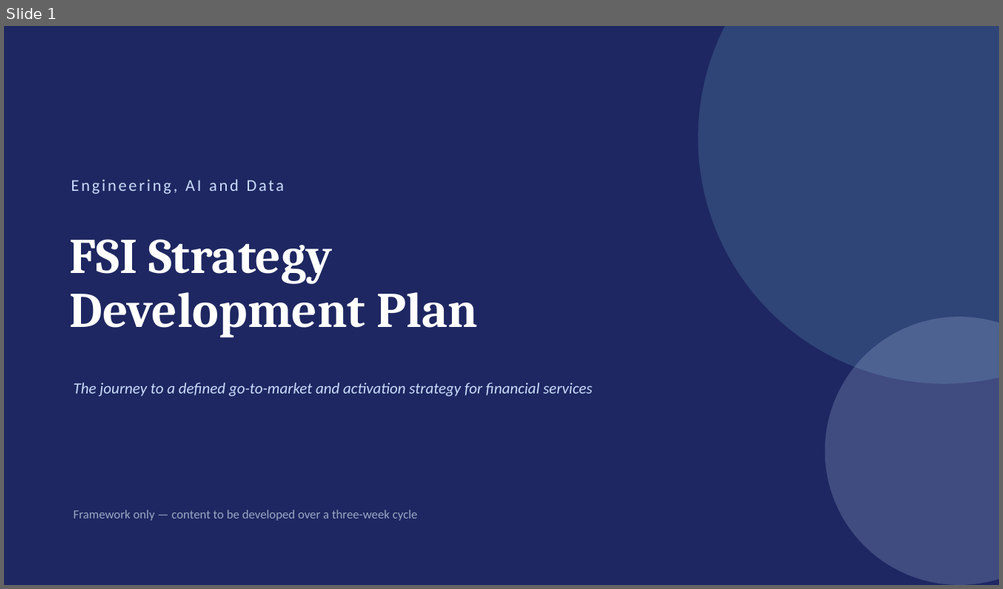
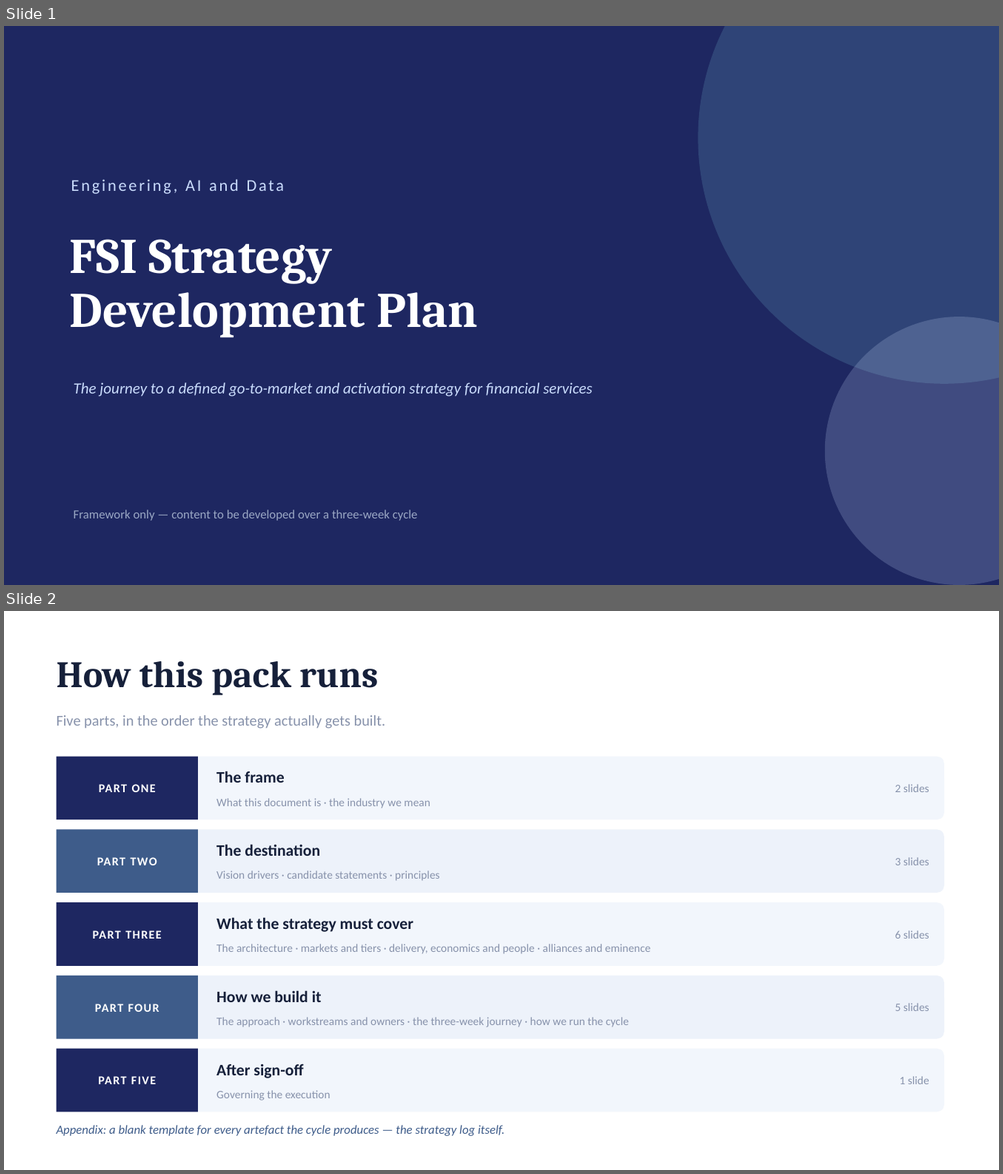
Before and after one commit to dhajjar-cyber/bae, a slide deck: FSI strategy/EAIND-FSI-Strategy-Development-Plan.pptx. Shown one above the other, each under a label of ours: slide 1 before the commit, slides 1 and 2 after it. The pictures are 1003x589 and 1003x1174 pixels, drawn with LibreOffice and Linux fonts; fonts in the diff are those of the drawing. Boxes give left, top, right and bottom in pixels: in the first picture for what was removed or moved away, otherwise in the second. Text is boxed around its words. In the diff, an @@ line names an element or a change of style, - is before the commit and + after.

```diff
--- a/FSI strategy/EAIND-FSI-Strategy-Development-Plan.pptx
+++ b/FSI strategy/EAIND-FSI-Strategy-Development-Plan.pptx
@@ slide 2 added at (4, 611, 999, 1170), background #FFFFFF @@
@@ text added at (57, 661, 378, 695), 36 pt, text #16203A, bold @@
+How this pack runs
@@ text added at (57, 715, 386, 729), 14.5 pt, text #8792AB @@
+Five parts, in the order the strategy actually gets built.
@@ rounded rectangle added at (57, 757, 944, 820), fill #F2F6FC @@
@@ rectangle added at (57, 757, 198, 820), fill #1E2761 @@
@@ text added at (99, 784, 156, 792), 11.5 pt, text #FFFFFF, bold @@
+PART ONE
@@ text added at (216, 771, 284, 783), 15.5 pt, text #16203A, bold @@
+The frame
@@ text added at (895, 784, 929, 792), 11 pt, text #8792AB @@
+2 slides
@@ text added at (216, 798, 430, 808), 11 pt, text #8792AB @@
+What this document is · the industry we mean
@@ rounded rectangle added at (57, 829, 944, 893), fill #EDF2FA @@
@@ rectangle added at (57, 829, 198, 893), fill #3E5C8A @@
@@ text added at (216, 844, 320, 856), 15.5 pt, text #16203A, bold @@
+The destination
@@ text added at (97, 857, 157, 866), 11.5 pt, text #FFFFFF, bold @@
+PART TWO
@@ text added at (216, 871, 439, 881), 11 pt, text #8792AB @@
+Vision drivers · candidate statements · principles
@@ text added at (895, 857, 929, 866), 11 pt, text #8792AB @@
+3 slides
@@ rounded rectangle added at (57, 903, 944, 966), fill #F2F6FC @@
@@ rectangle added at (57, 903, 198, 966), fill #1E2761 @@
@@ text added at (216, 917, 413, 932), 15.5 pt, text #16203A, bold @@
+What the strategy must cover
@@ text added at (93, 931, 161, 939), 11.5 pt, text #FFFFFF, bold @@
+PART THREE
@@ text added at (895, 931, 929, 939), 11 pt, text #8792AB @@
+6 slides
@@ text added at (216, 944, 651, 954), 11 pt, text #8792AB @@
+The architecture · markets and tiers · delivery, economics and people · alliances and eminence
@@ rounded rectangle added at (57, 976, 944, 1039), fill #EDF2FA @@
@@ rectangle added at (57, 976, 198, 1039), fill #3E5C8A @@
@@ text added at (95, 1004, 159, 1012), 11.5 pt, text #FFFFFF, bold @@
+PART FOUR
@@ text added at (216, 991, 321, 1002), 15.5 pt, text #16203A, bold @@
+How we build it
@@ text added at (895, 1003, 929, 1011), 11 pt, text #8792AB @@
+5 slides
@@ text added at (216, 1017, 629, 1028), 11 pt, text #8792AB @@
+The approach · workstreams and owners · the three-week journey · how we run the cycle
@@ rounded rectangle added at (57, 1049, 944, 1113), fill #F2F6FC @@
@@ rectangle added at (57, 1049, 198, 1113), fill #1E2761 @@
@@ text added at (98, 1076, 156, 1085), 11.5 pt, text #FFFFFF, bold @@
+PART FIVE
@@ text added at (216, 1064, 303, 1079), 15.5 pt, text #16203A, bold @@
+After sign-off
@@ text added at (899, 1076, 929, 1085), 11 pt, text #8792AB @@
+1 slide
@@ text added at (216, 1091, 330, 1101), 11 pt, text #8792AB @@
+Governing the execution
@@ text added at (57, 1125, 504, 1136), 12 pt, text #3E5C8A, italic @@
+Appendix: a blank template for every artefact the cycle produces — the strategy log itself.
```
Also in this commit, not shown: 4 slides changed, 6 other slides added, 1 slide removed, 2 other files.
